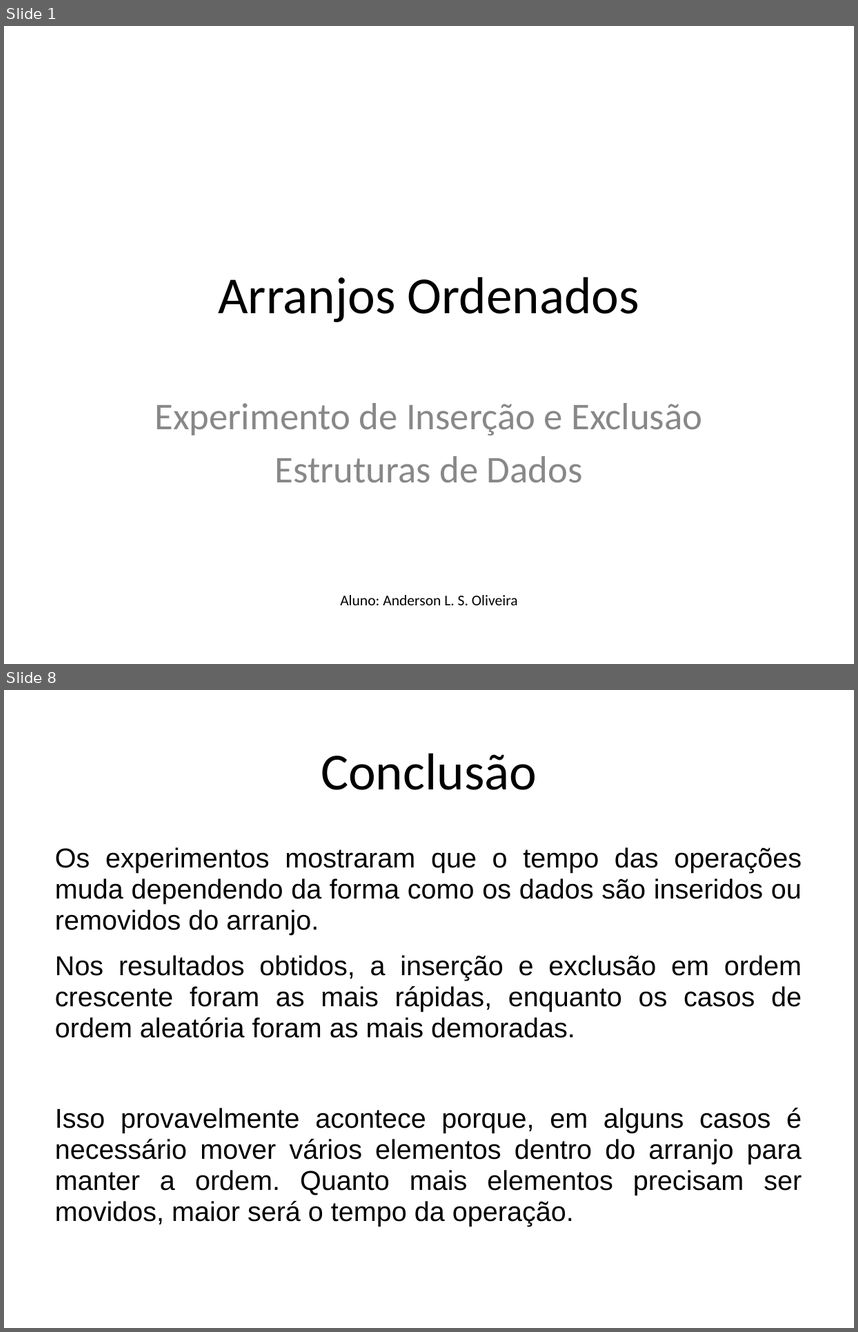
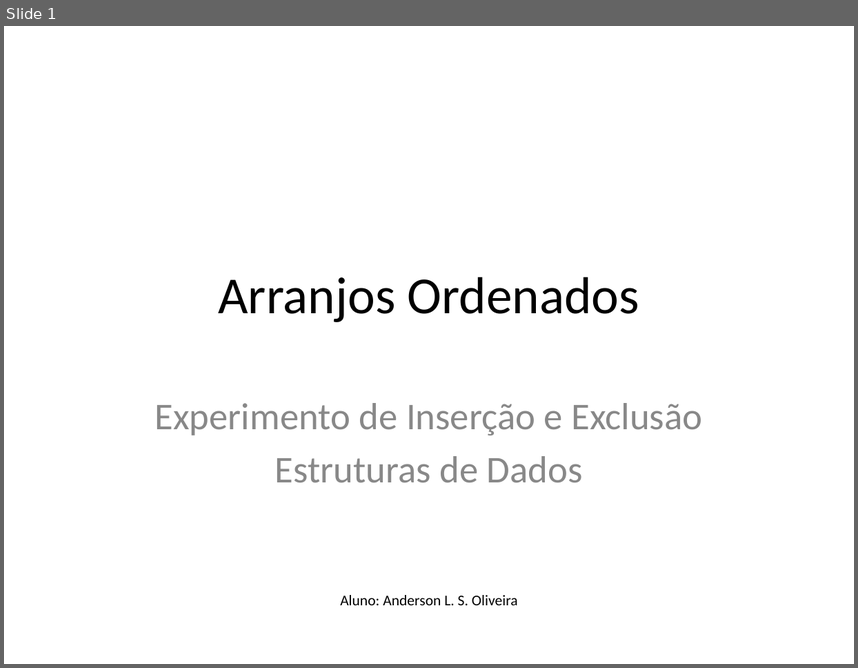
Before and after one commit to Anderson-LS-Oliveira/ArranjoOrdenado, a slide deck: Arranjo_Ordenado.pptx. Shown one above the other, each under a label of ours: slides 1 and 8 before the commit, slide 1 after it; the slides between them are not shown. The pictures are 858x1332 and 858x668 pixels, drawn with LibreOffice and Linux fonts; fonts in the diff are those of the drawing. Boxes give left, top, right and bottom in pixels: in the first picture for what was removed or moved away, otherwise in the second. Text is boxed around its words. In the diff, an @@ line names an element or a change of style, - is before the commit and + after.

```diff
--- a/Arranjo_Ordenado.pptx
+++ b/Arranjo_Ordenado.pptx
@@ slide 8 removed at <box>4,690,854,1328</box>, background #FFFFFF @@
@@ title removed at <box>321,753,537,790</box> @@
-Conclusão
@@ text removed at <box>55,847,802,1226</box> @@
-Os experimentos mostraram que o tempo das operações muda dependendo da forma como os dados são inseridos ou removidos do arranjo.
-Nos resultados obtidos, a inserção e exclusão em ordem crescente foram as mais rápidas, enquanto os casos de ordem aleatória foram as mais demoradas.
-Isso provavelmente acontece porque, em alguns casos é necessário mover vários elementos dentro do arranjo para manter a ordem. Quanto mais elementos precisam ser movidos, maior será o tempo da operação.
```
Also in this commit, not shown: 6 slides changed, 4 slides added.
